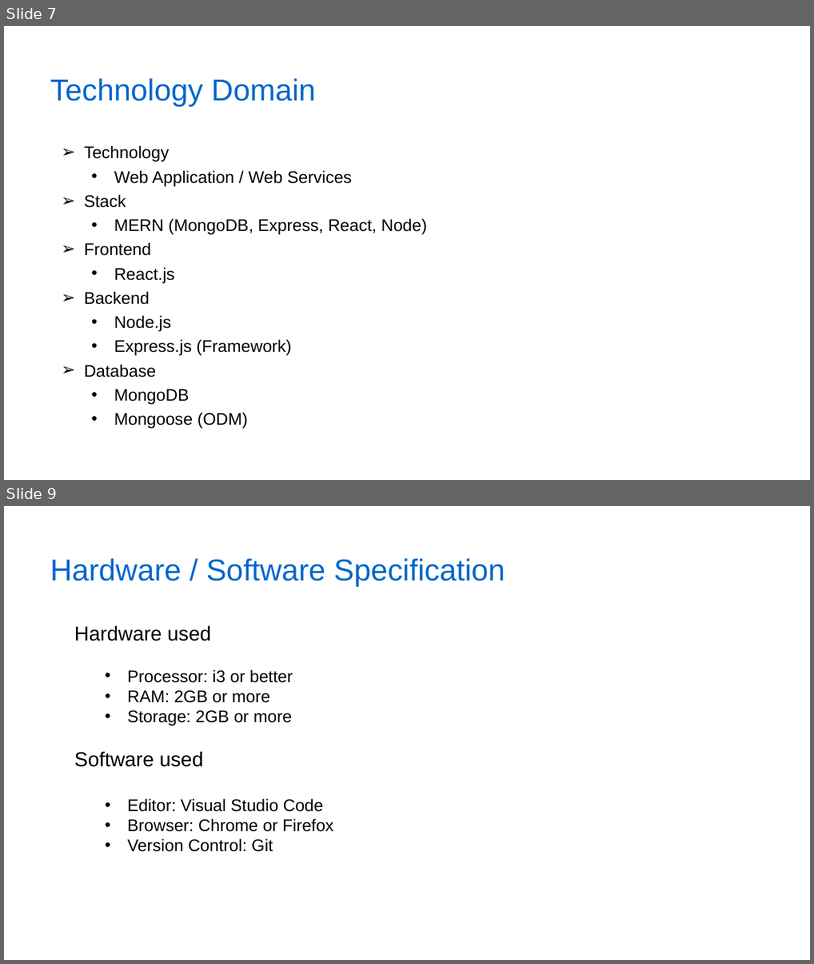
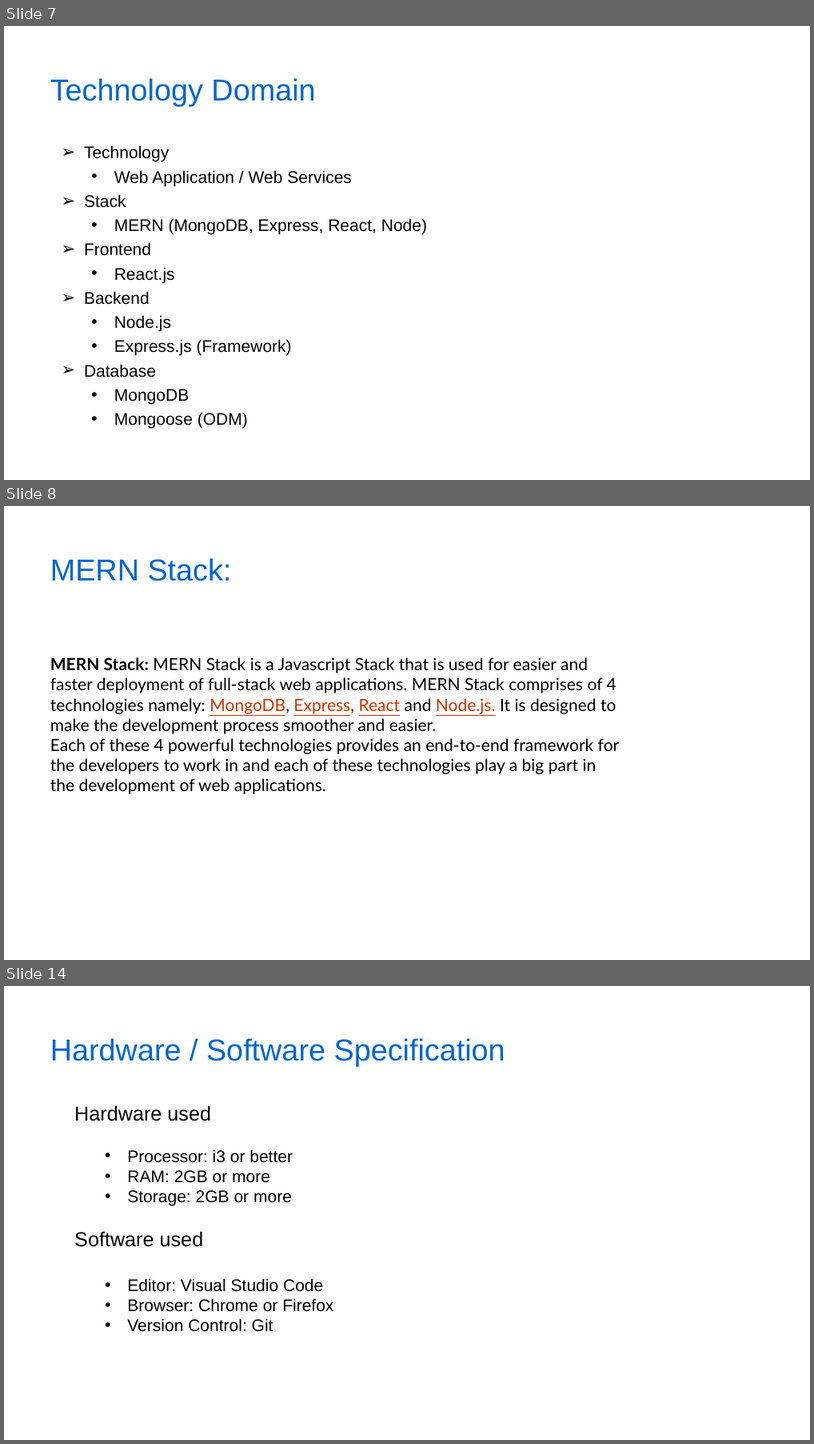
Before and after one commit to Akashdeep-Soni/college-work, a slide deck: College Project/Daily Meal Solutions/Major Project PPT.pptx. Shown one above the other, each under a label of ours: slides 7 and 9 before the commit, slides 7, 8 and 14 after it; the slides between them are not shown. The pictures are 814x964 and 814x1444 pixels, drawn with LibreOffice and Linux fonts; fonts in the diff are those of the drawing; background and template pictures are left out. Boxes give left, top, right and bottom in pixels: in the first picture for what was removed or moved away, otherwise in the second. Text is boxed around its words. In the diff, an @@ line names an element or a change of style, - is before the commit and + after.

```diff
--- a/College Project/Daily Meal Solutions/Major Project PPT.pptx
+++ b/College Project/Daily Meal Solutions/Major Project PPT.pptx
@@ slide 8 added at bbox=[4, 506, 810, 960], background picture (left out) @@
@@ text added at bbox=[50, 558, 232, 581], 36 pt, text #0066CC @@
+MERN Stack:
@@ text added at bbox=[50, 657, 620, 794], 20 pt, text #000000 @@
+MERN Stack: MERN Stack is a Javascript Stack that is used for easier and faster deployment of full-stack web applications. MERN Stack comprises of 4 technologies namely: MongoDB, Express, React and Node.js. It is designed to make the development process smoother and easier.
+Each of these 4 powerful technologies provides an end-to-end framework for the developers to work in and each of these technologies play a big part in the development of web applications.
@@ what was slide 9 is now slide 14 @@
```
Also in this commit, not shown: 2 slides changed, 5 other slides added, 1 other file.
